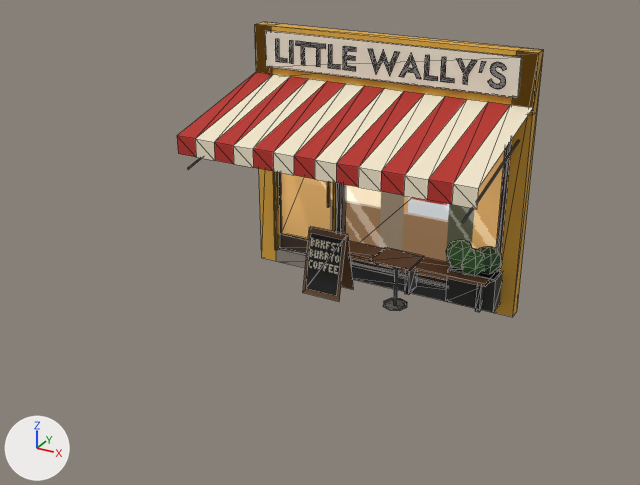
Renders of the glTF model art/models/props/venues/little_wallys.glb from each side of a commit.
Rendered twice from a camera (50 mm lens) standing at (5.07, -11.28, 5.84) and looking at (-0.01, -2.05, 1.22). The lights are fixed; the arrows at lower left show +X, +Y and +Z. The picture after the commit comes second. Mesh edges are drawn as thin lines. Objects named as collision shapes, trigger or cutter boxes, shadow casters or lower levels of detail are left out. Vertices at exactly the same position are counted once.

Before the edit, the objects in view are built like this:
```python
me_littlewallys = bpy.data.meshes.new('LittleWallys')
me_littlewallys.from_pydata(...)  # 641 vertices, 784 faces; spans x -2.1..2.1, y -2.2..0.0, z -0.19..3.55
me_littlewallys.materials.append(mat_vn_wall)  # orange #d9a43a
me_littlewallys.materials.append(mat_vn_step)  # grey #8f8a80
me_littlewallys.materials.append(mat_vn_trim)  # brown #3a2a20
me_littlewallys.materials.append(mat_vn_glow_little_wallys)
me_littlewallys.materials.append(mat_vn_brass)  # orange #b8913f
me_littlewallys.materials.append(mat_vn_wall2)  # dark grey #3a3a3a
me_littlewallys.materials.append(mat_vn_board_little_wallys)  # pale yellow #e9e3d3
me_littlewallys.materials.append(mat_vn_ink_little_wallys)  # black #2a2420
me_littlewallys.materials.append(mat_vn_canvas)  # red #b8322a
me_littlewallys.materials.append(mat_vn_canvas2)  # pale yellow #f2e6cc
me_littlewallys.materials.append(mat_vn_steel)  # grey #9ea2a3
me_littlewallys.materials.append(mat_vn_table_little_wallys)  # brown #7a5236
me_littlewallys.materials.append(mat_vn_black)  # black #18181a
me_littlewallys.materials.append(mat_vn_planter)  # black #2d2d2b
me_littlewallys.materials.append(mat_vn_soil)  # brown #3a2a1e
me_littlewallys.materials.append(mat_vn_leaf)  # dark green #3f6b35
me_littlewallys.materials.append(mat_vn_leafdark)  # dark green #2c4f2a
me_littlewallys.materials.append(mat_vn_timber)  # brown #6a4a30
me_littlewallys.materials.append(mat_vn_chalk_1417)  # picture img_chalk_1417
ob_littlewallys = bpy.data.objects.new('LittleWallys', me_littlewallys)
ob_littlewallys.location = (0.0, 0.0, 0.0)
```
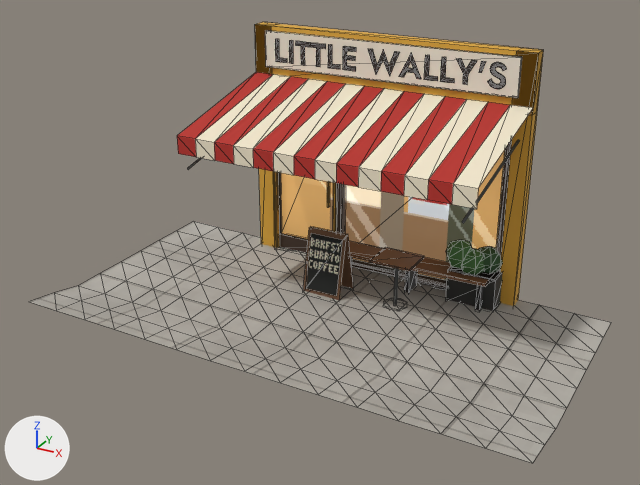
Where the change shows, as pixel boxes [x1, y1, x2, y2] in the pictures (640 x 485 px):
```json
{"object": "LittleWallys", "change": "reshaped", "before": [177, 22, 543, 317], "after": [30, 22, 611, 463], "on screen": "59% wider, 49% taller"}
{"part": 1, "of": "me_littlewallys", "change": "added", "after": [30, 221, 611, 463]}
```

Edits to the scene script, one JSON object a line:
```json
{"op": "add", "block": "img_sidewalk", "code": ["img_sidewalk = load_image('sidewalk', '_unpacked/sidewalk', 64, 64, 'sRGB')"]}
{"op": "add", "block": "mat_vn_pave", "code": ["mat_vn_pave = principled_material('VN_Pave')", "mat_vn_pave.texture = img_sidewalk", "mat_vn_pave.roughness = 0.95"]}
{"block": "me_littlewallys", "where": "# used by ob_littlewallys; location = (0.0, 0.0, 0.0)"}
{"op": "remove", "block": "me_littlewallys", "code": "me_littlewallys.from_pydata(...)  # 641 vertices, 784 faces; spans x -2.1..2.1, y -2.2..0.0, z -0.19..3.55"}
{"op": "add", "block": "me_littlewallys", "code": "me_littlewallys.from_pydata(...)  # 776 vertices, 1008 faces; spans x -3.6..3.4, y -3.75..0.0, z -0.19..3.55"}
{"block": "me_littlewallys", "change": "me_littlewallys part 1: a new loose piece of 135 vertices spanning x -3.6..3.4, y -3.75..0.0, z -0.03..0.23, in mat_vn_pave (picture img_sidewalk)"}
{"op": "add", "block": "me_littlewallys", "code": "me_littlewallys.materials.append(mat_vn_pave)  # picture img_sidewalk"}
```
